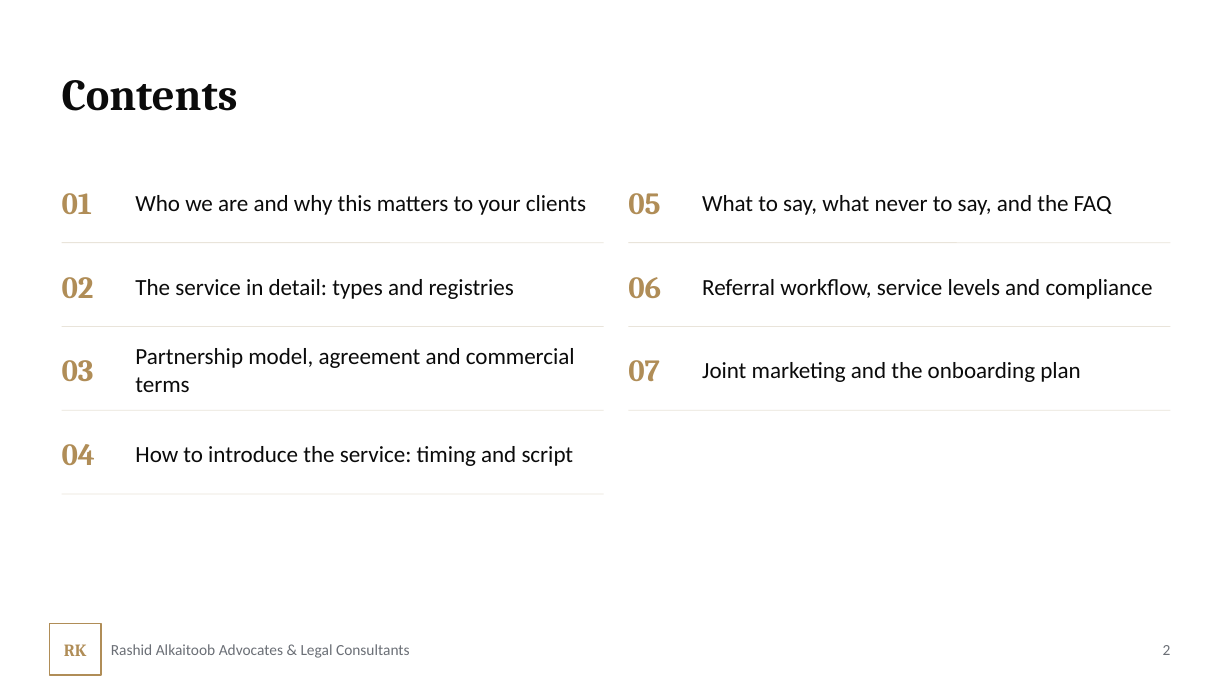
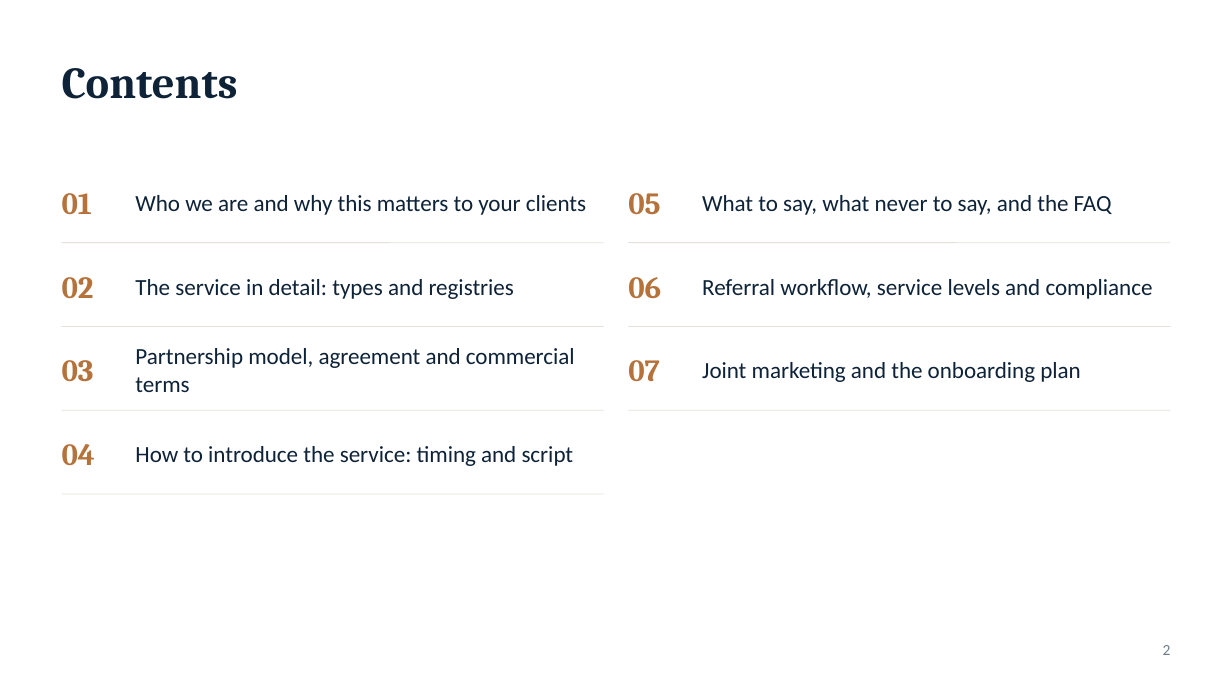
Before and after one commit to abdalmonemalmousa-prog/aa, a slide deck: slide 2 of presentations/03_Brokerage_Partner_Program_Detailed_EN.pptx. Drawn at 1232x693 pixels with LibreOffice and Linux fonts; fonts in the diff are those of the drawing; background and template pictures are left out. Boxes give left, top, right and bottom in pixels: in the first picture for what was removed or moved away, otherwise in the second. Text is boxed around its words. In the diff, an @@ line names an element or a change of style, - is before the commit and + after.

```diff
--- a/presentations/03_Brokerage_Partner_Program_Detailed_EN.pptx
+++ b/presentations/03_Brokerage_Partner_Program_Detailed_EN.pptx
@@ text "Contents": place and size @@
-text "Contents" at [62, 80, 238, 111]
+text "Contents" at [62, 68, 238, 99]
@@ text "Contents" at [62, 68, 238, 99]: text colour #0B0B0B to #0E2238; vertical alignment middle to top @@
@@ text colour #B08D57 to #B5723B in 7 elements at [62, 193, 92, 214], [62, 277, 94, 298], [62, 360, 94, 382], [62, 444, 95, 465], [628, 193, 660, 215], [628, 277, 661, 298], [628, 360, 660, 381] @@
@@ text colour #0B0B0B to #0E2238 in 7 elements at [135, 195, 586, 215], [135, 279, 514, 299], [135, 348, 575, 392], [135, 446, 574, 466], [702, 195, 1112, 215], [702, 279, 1153, 299], [702, 362, 1080, 382] @@
@@ rectangle removed at [49, 623, 101, 675] @@
@@ page number at [1163, 645, 1171, 655]: text colour #6B6F76 to #6E7B88 @@
@@ text removed at [64, 644, 87, 656] @@
-RK
@@ text removed at [111, 644, 410, 658] @@
-Rashid Alkaitoob Advocates & Legal Consultants
```
Also in this commit, not shown: 27 other slides changed, 25 other files.
